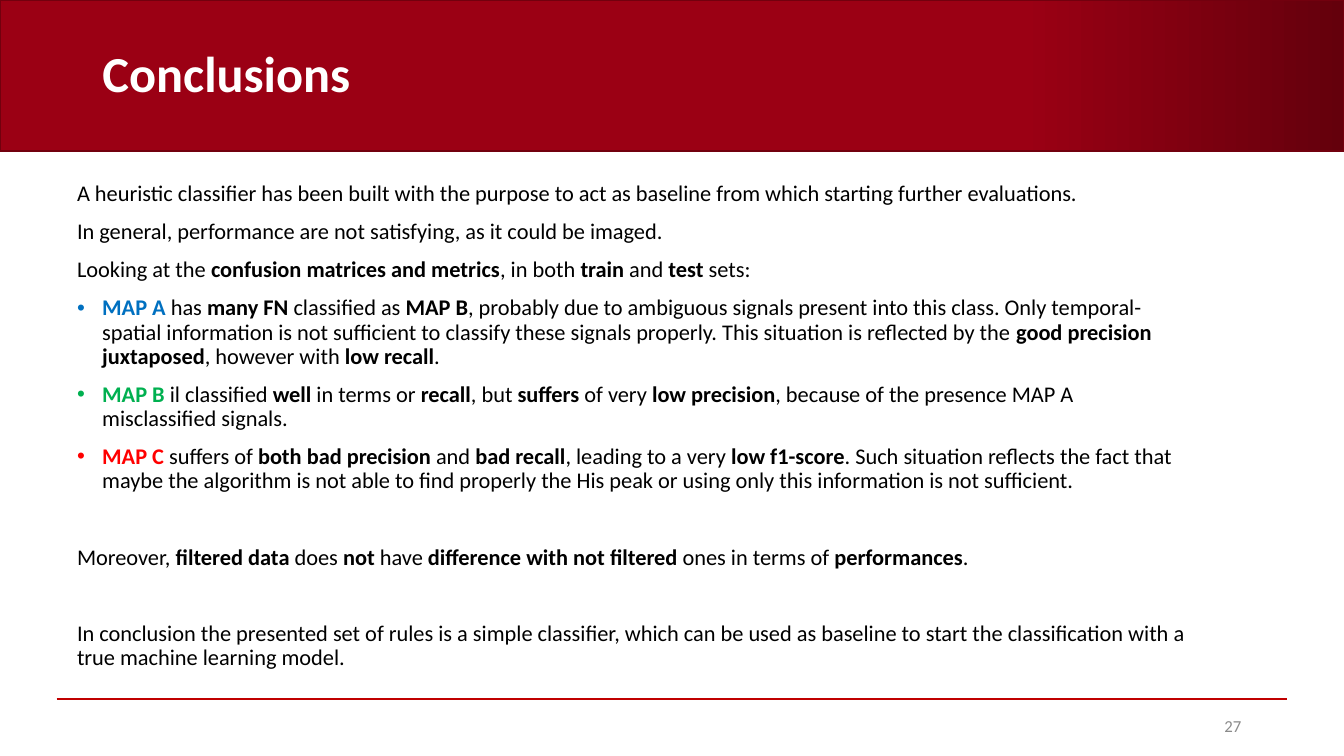
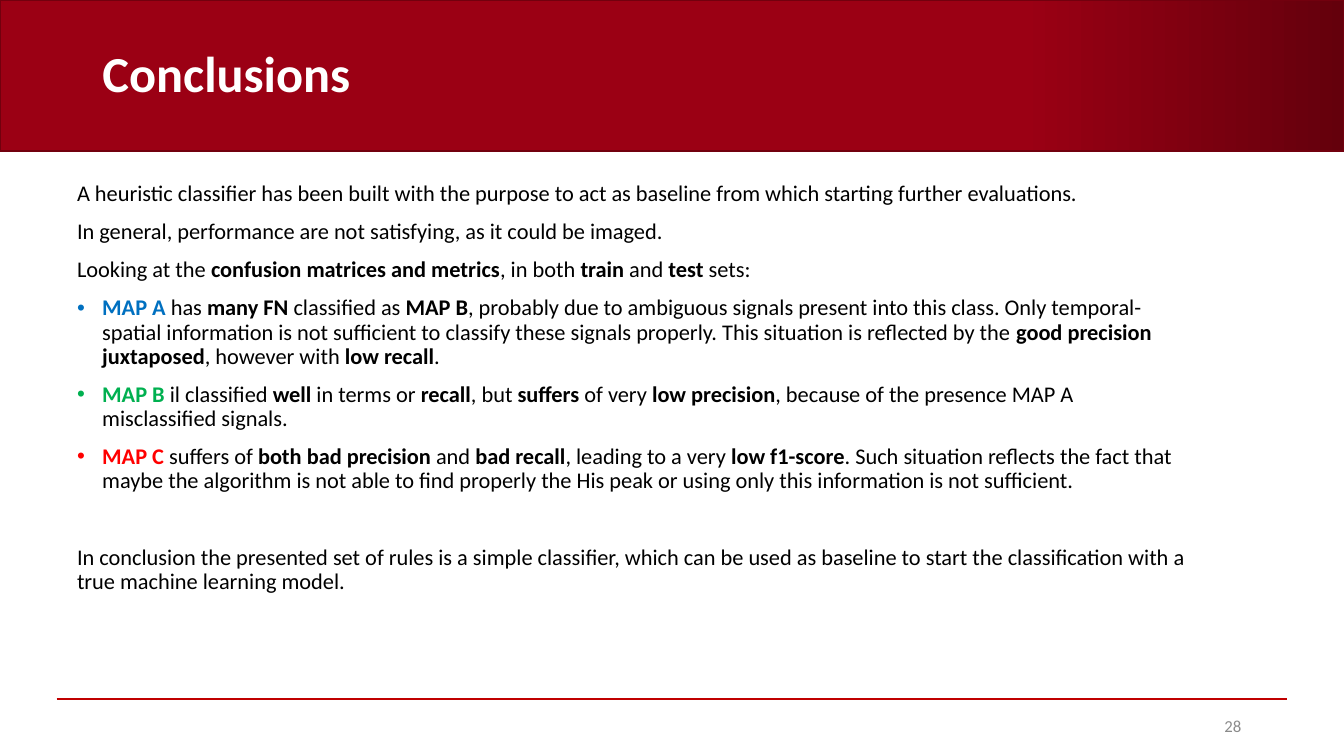
Before and after one commit to AndreaCorrado00/Tesi_magistrale_Corrado_Andrea, a slide deck: slide 28 of Documentation/5. Heuristic classifier.pptx (slide 27 before the commit). Drawn at 1344x756 pixels with LibreOffice and Linux fonts; fonts in the diff are those of the drawing; background and template pictures are left out. Boxes give left, top, right and bottom in pixels: in the first picture for what was removed or moved away, otherwise in the second. Text is boxed around its words. In the diff, an @@ line names an element or a change of style, - is before the commit and + after.

Commit message:
working on pptx

```diff
--- a/Documentation/5. Heuristic classifier.pptx
+++ b/Documentation/5. Heuristic classifier.pptx
@@ text at [77, 549, 968, 569]: paragraph removed @@
-Moreover, filtered data does not have difference with not filtered ones in terms of performances.
@@ page number at [1224, 720, 1241, 732]: text changed @@
-27
+28
```
Also in this commit, not shown: 2 other slides changed, 4 slides added, 2 other files.
